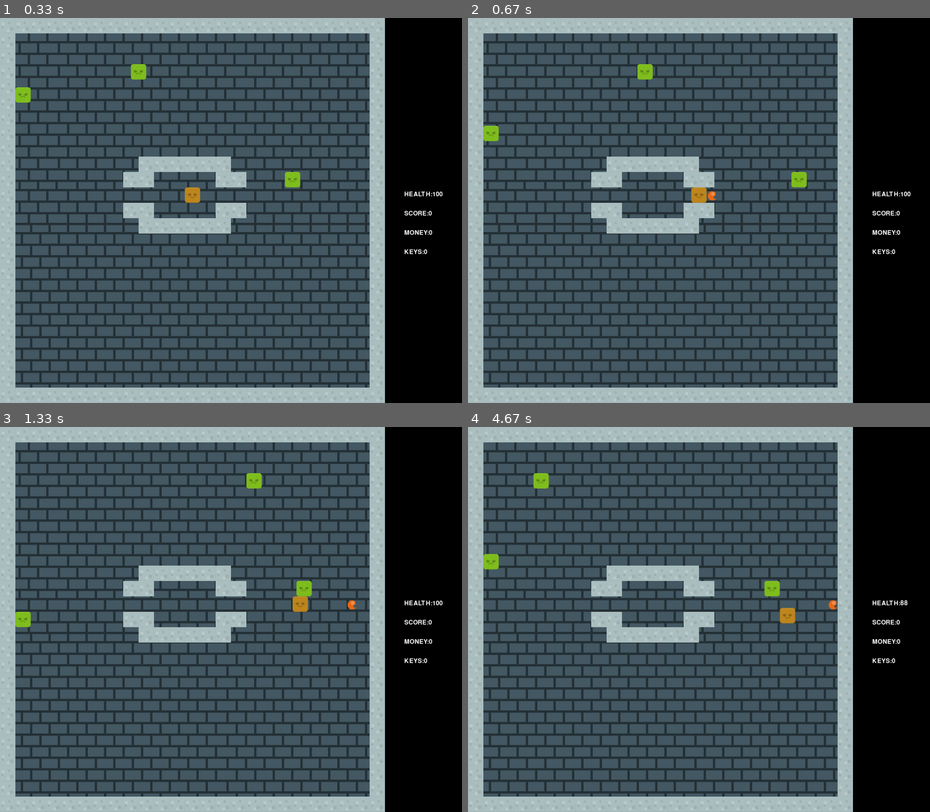
Above: before the commit, frames 1-4 (two rows, left to right).
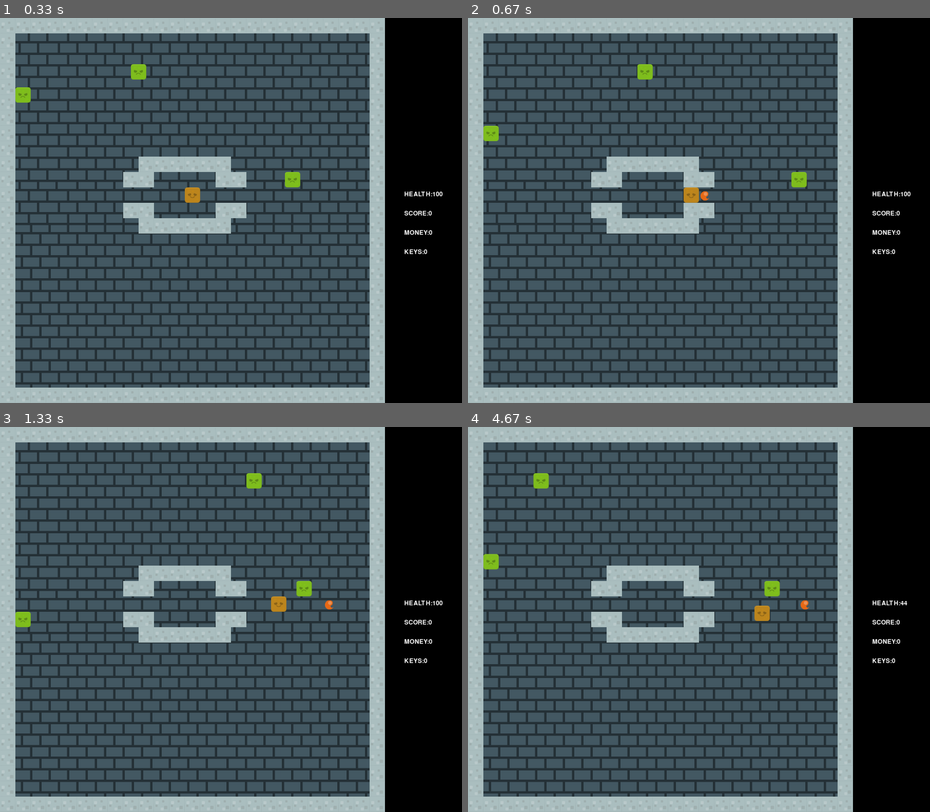
Above: after the commit, the same moments.

Repository: KonDoran/doran-classwork
Game: pygame game, started from Tile movement Project/Tile Movement Mini project.py
The game is run twice, just before and just after one commit, with the same random seed, the same clock (stepped at 60 frames per second) and the same inputs.
Inputs:
- Up to frame 1 (0.33 s): no input
- Up to frame 2 (0.67 s): hold Space from 0.33 s (still down); hold D from 0.33 s (still down)
- Up to frame 3 (1.33 s): release Space at 0.8 s; release D at 0.8 s; hold D 0.83-1.3 s
- Up to frame 4 (4.67 s): hold W 1.33-1.63 s; hold D 1.67-2.13 s; hold A 2.17-2.7 s; hold S 2.73-3.03 s; hold A 3.07-3.47 s; hold W 3.5-3.87 s; tap Space at 3.57, 3.97, 4.27, 4.63 s; hold D 3.9-4.53 s; hold S from 4.57 s (still down)

Frame 1 is identical in both runs. In frame 2, 0.2% of the frame differs, in the area x 46-54%, y 44-48%; in frame 3, 0.3%; in frame 4, 0.4%, in the area x 62-96%, y 44-52%.

Commit message:
Update Tile Movement Mini project.py

Diff:
--- a/Tile movement Project/Tile Movement Mini project.py
+++ b/Tile movement Project/Tile Movement Mini project.py
@@ -144,7 +144,7 @@
         while enemies != ((2*(self.level+1)) + 1):
             xpos = random.randint(1,23)
             ypos = random.randint(1,23)
-            if self.levels[self.level][xpos][ypos] == 0:
+            if self.levels[self.level][xpos][ypos] !=1 and self.levels[self.level][xpos][ypos] != 2:
                 self.levels[self.level][xpos][ypos] = 4
                 enemies = enemies +1
 
@@ -200,9 +200,11 @@
             for self.portal in portal_hit:
                 if self.level != (len(self.levels)-1):
                     self.level += 1
+                    self.score += (self.player.health*100)+100
                     self.leveldelete()
                     self.levelsetup()
                 else:
+                    self.score += (self.player.health*100)+100
                     self.game_over = True
 
 
@@ -302,24 +304,24 @@
     def update(self):
         keys = pygame.key.get_pressed()
         if keys[pygame.K_a]:
-            self.changespeed(-5,0)
-            self.directionx = -7
+            self.changespeed(-4,0)
+            self.directionx = -6
             self.directiony = 0
         if keys[pygame.K_d]:
-            self.changespeed(5,0)
-            self.directionx = 7
+            self.changespeed(4,0)
+            self.directionx = 6
             self.directiony = 0
         if keys[pygame.K_w]:
-            self.changespeed(0,-5)
+            self.changespeed(0,-4)
             self.directionx = 0
-            self.directiony = -7
+            self.directiony = -6
         if keys[pygame.K_s]:
-            self.changespeed(0,5)
+            self.changespeed(0,4)
             self.directionx = 0
-            self.directiony = 7
+            self.directiony = 6
         if keys[pygame.K_SPACE]:
             if len(game.bullet_group) == 0:
-                print("held down")
+                #print("held down")
                 bullet = Bullet(RED, self.directionx, self.directiony)
                 game.bullet_group.add(bullet)
                 game.all_sprites_group.add(bullet)
@@ -330,9 +332,9 @@
         self.speed_y = 0
         player_hit_group = pygame.sprite.groupcollide(game.player_group, game.enemy_group, False, False)
         for self in player_hit_group:
-            self.health -= 1
+            self.health -= 2
             if self.health < 1:
-
+                game.score += 100
                 self.kill()
     #end procedure
 
@@ -462,7 +464,7 @@
         enemy_hit_group = pygame.sprite.pygame.sprite.groupcollide(game.enemy_group, game.bullet_group, False, True)
         for self in enemy_hit_group:
             self.health -= 20
-            print(self.health)
+            #print(self.health)
             if self.health < 1:
                 game.score += 100
                 gamekey = Key(PINK, self.rect.x + 2, self.rect.y + 9)
